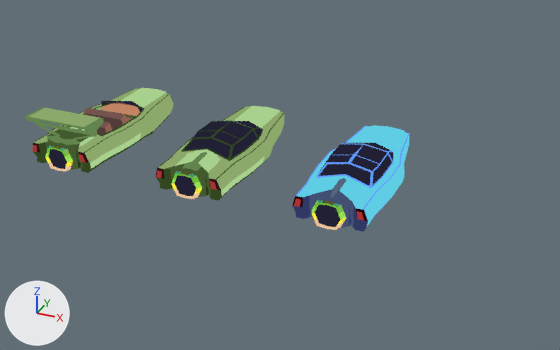
Two versions of the Blender file models/race/cuba_cars.blend, one commit apart.
One viewpoint serves both versions: a 50 mm camera at (5.87, -17.56, 9.91) aimed at (-2.37, 1.35, -0.38). The axes (+X, +Y, +Z) are drawn at lower left. The lights are the same throughout. The older version comes first.
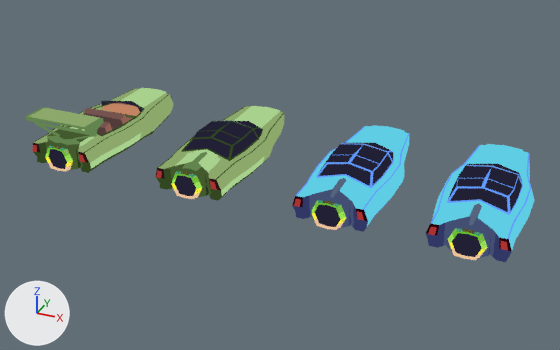
What differs and where, as boxes (x1, y1, x2, y2) in the pictures (560 x 350 px):
'Cube.004', added: after (426, 144, 535, 262)

Patch to the scene script:
```diff
--- a/models/race/cuba_cars.blend.py
+++ b/models/race/cuba_cars.blend.py
@@ me_cube_005 @@
+me_cube_005.from_pydata(...)  # 335 vertices, 293 faces, 5 loose edges; spans x 0.0..1.1, y -1.07..4.52, z -1.08..2.53
+me_cube_005.materials.append(mat_base)
@@ ob_cube_004 @@
+ob_cube_004 = bpy.data.objects.new('Cube.004', me_cube_005)
+ob_cube_004.location = (3.59, 0.0, 0.0)
+ob_cube_004.scale = (1.09, 1.0, 0.339)
+_m = ob_cube_004.modifiers.new('Mirror', 'MIRROR')
+_m.use_clip = True
+_m.merge_threshold = 0.035
```
